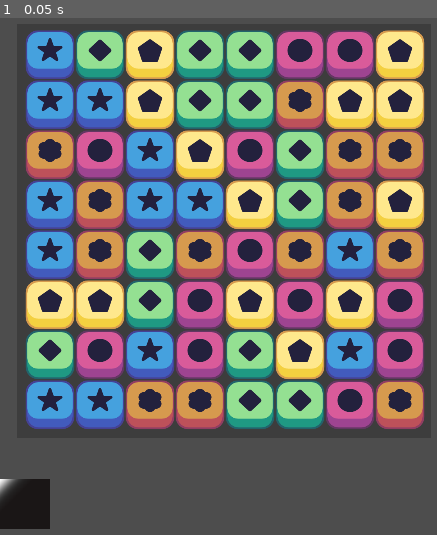
Above: before the commit, frame 1.
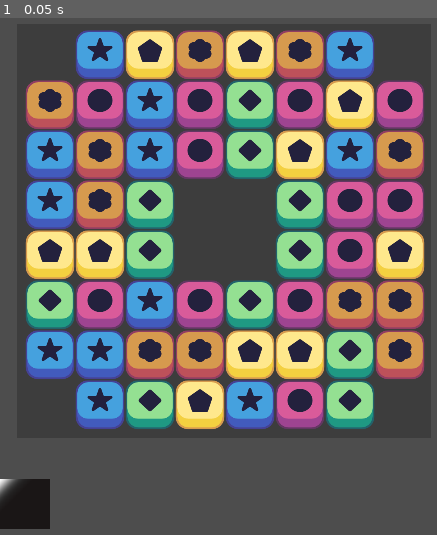
Above: after the commit, the same moment.

Repository: Sironix/Shuffle_RPG_Demo
Game: Godot game, scene res://Scenes/MainGame.tscn
Same seed, same stepped clock (60 frames per second), same inputs: the game is played once before the commit and once after it.
Inputs:
- Up to frame 1 (0.05 s): no input

The runs differ from the first frame. In frame 1, 45% of the frame differs, in the area x 5-98%, y 2-80%.

Commit message:
Added Empty Spaces to the board. updated the initial spawn, refilling, collapsing and match finder functions to work with these new empty spaces.
Added GDScript Quality Of Life Addon by Herbherth for faster programming
Added Globalize Scripts Addon by DugRamen for maintainability for future projects.

Diff:
--- a/Scenes/Grid.gd
+++ b/Scenes/Grid.gd
@@ -33,6 +33,9 @@
 	preload("res://Scenes/Monstruos/Yellow Piece.tscn")
 ]
 
+#obstacle stuff
+@export var empty_spaces:Array[Vector2]
+
 #current pieces in the scene
 var board := []
 
@@ -87,6 +90,10 @@
 func spawn_pieces_without_matches() -> void:
 	for i in width:
 		for j in height:
+			#if it is an obstacle, skip the current for loop
+			if _is_obstacle(Vector2(i,j)):
+				continue
+
 			#choose random piece
 			var rand = randi() % references.size()
 			var piece = references[rand].instantiate()
@@ -105,7 +112,7 @@
 			piece.position= board_to_pixel(i,j)
 			board[i][j] = piece
 
-##quick 3 match finder
+##quick 3 match finder for the spawning funcion
 func _is_match(column:int=0,row:int=0,id:String="") -> bool:
 	var match_made = false
 	if column > 1:
@@ -120,6 +127,16 @@
 				match_made = true
 	return match_made
 
+
+
+func _is_obstacle(place:Vector2=Vector2(0,0)) -> bool:
+	for index in empty_spaces.size():
+		if empty_spaces[index] == place:
+			return true
+	return false
+
+
+
 ####################################################################################################
 #### MATCHING LOGIC
 ####################################################################################################
@@ -168,6 +185,7 @@
 		for j in height:
 			##early return pattern
 			if board[i][j] == null:
+
 #				push_warning(str("pieza vacia",i,j))
 				continue
 
@@ -176,13 +194,18 @@
 #				push_warning(str("already matched H ",i,j))
 				continue
 
-#			elif board[i + 1][j] == null or board[i+2][j]== null:
-##				push_warning(str("piezas a la derecha vacias",i,j))
-#				continue
+			var null_pieces_in_match: bool = false
+			for k in pieces_to_match:
+				if board[i+k][j] == null:
+					null_pieces_in_match = true
+			if null_pieces_in_match:
+				continue
 
 			##actual logic
 			var matched_pieces = []
 			for num in pieces_to_match:
+				if board[i+num] ==null:
+					return match_happened
 				matched_pieces.append(board[i+num][j])
 			var match_results :Dictionary= is_matching(matched_pieces)
 			if match_results.matched == false:
@@ -231,9 +254,12 @@
 #				push_warning(str("already matched H ",i,j))
 				continue
 
-#			elif board[i + 1][j] == null or board[i+2][j]== null:
-##				push_warning(str("piezas a la derecha vacias",i,j))
-#				continue
+			var null_pieces_in_match: bool = false
+			for k in pieces_to_match:
+				if board[i][j+k] == null:
+					null_pieces_in_match = true
+			if null_pieces_in_match:
+				continue
 
 			##actual logic
 			var matched_pieces = []
@@ -286,6 +312,10 @@
 			if board[row][column] != null:
 				#skips the current for cycle
 				continue
+			#if it is an obstacle, skip the current for loop
+			if _is_obstacle(Vector2(row,column)):
+				continue
+
 			if not activate_timer:
 				activate_timer = true
 			#finds the first non empty slot in the column down to up.
@@ -314,6 +344,11 @@
 		for column in height:
 			if board[row][column] !=null:
 				continue
+
+			#if it is an obstacle, skip the current for loop
+			if _is_obstacle(Vector2(row,column)):
+				continue
+
 			if not activate_timer:
 				activate_timer = true
 			var rand = randi() % references.size()
--- a/Scenes/MainGame.tscn
+++ b/Scenes/MainGame.tscn
@@ -49,6 +49,7 @@
 width = 8
 height = 8
 offset = 64
+empty_spaces = Array[Vector2i]([Vector2i(0, 0), Vector2i(7, 0), Vector2i(0, 7), Vector2i(7, 7), Vector2i(3, 3), Vector2i(3, 4), Vector2i(4, 3), Vector2i(4, 4)])
 
 [node name="ColorRect" type="ColorRect" parent="VBoxContainer/Control/Control/Grid"]
 custom_minimum_size = Vector2(530, 530)
--- /dev/null
+++ b/icon.svg
@@ -0,0 +1 @@
+<svg height="128" width="128" xmlns="http://www.w3.org/2000/svg"><rect x="2" y="2" width="124" height="124" rx="14" fill="#363d52" stroke="#212532" stroke-width="4"/><g transform="scale(.101) translate(122 122)"><g fill="#fff"><path d="M105 673v33q407 354 814 0v-33z"/><path fill="#478cbf" d="m105 673 152 14q12 1 15 14l4 67 132 10 8-61q2-11 15-15h162q13 4 15 15l8 61 132-10 4-67q3-13 15-14l152-14V427q30-39 56-81-35-59-83-108-43 20-82 47-40-37-88-64 7-51 8-102-59-28-123-42-26 43-46 89-49-7-98 0-20-46-46-89-64 14-123 42 1 51 8 102-48 27-88 64-39-27-82-47-48 49-83 108 26 42 56 81zm0 33v39c0 276 813 276 813 0v-39l-134 12-5 69q-2 10-14 13l-162 11q-12 0-16-11l-10-65H447l-10 65q-4 11-16 11l-162-11q-12-3-14-13l-5-69z"/><path d="M483 600c3 34 55 34 58 0v-86c-3-34-55-34-58 0z"/><circle cx="725" cy="526" r="90"/><circle cx="299" cy="526" r="90"/></g><g fill="#414042"><circle cx="307" cy="532" r="60"/><circle cx="717" cy="532" r="60"/></g></g></svg>
--- a/project.godot
+++ b/project.godot
@@ -25,6 +25,10 @@
 window/stretch/aspect="keep_width"
 window/handheld/orientation="portrait"
 
+[editor_plugins]
+
+enabled=PackedStringArray("res://addons/ScriptEditorQoL/plugin.cfg", "res://addons/globalize-plugins/plugin.cfg")
+
 [gui]
 
 common/drop_mouse_on_gui_input_disabled=true
Not shown, added: Credits.txt
Not shown, added: addons/ScriptEditorQoL/GDScriptEditorQoL.gd
Not shown, added: addons/ScriptEditorQoL/LICENSE.txt
Not shown, added: addons/ScriptEditorQoL/create_method_popup.gd
Not shown, added: addons/ScriptEditorQoL/create_method_popup.tscn
Not shown, added: addons/ScriptEditorQoL/plugin.cfg
Not shown, added: addons/globalize-plugins/asset_item.tscn
Not shown, added: addons/globalize-plugins/asset_panel.gd
Not shown, added: addons/globalize-plugins/asset_panel.tscn
Not shown, added: addons/globalize-plugins/plugin.cfg
Not shown, added: addons/globalize-plugins/plugin.gd
Binary file added: global-plugin.png
(and 5 more such lines)
